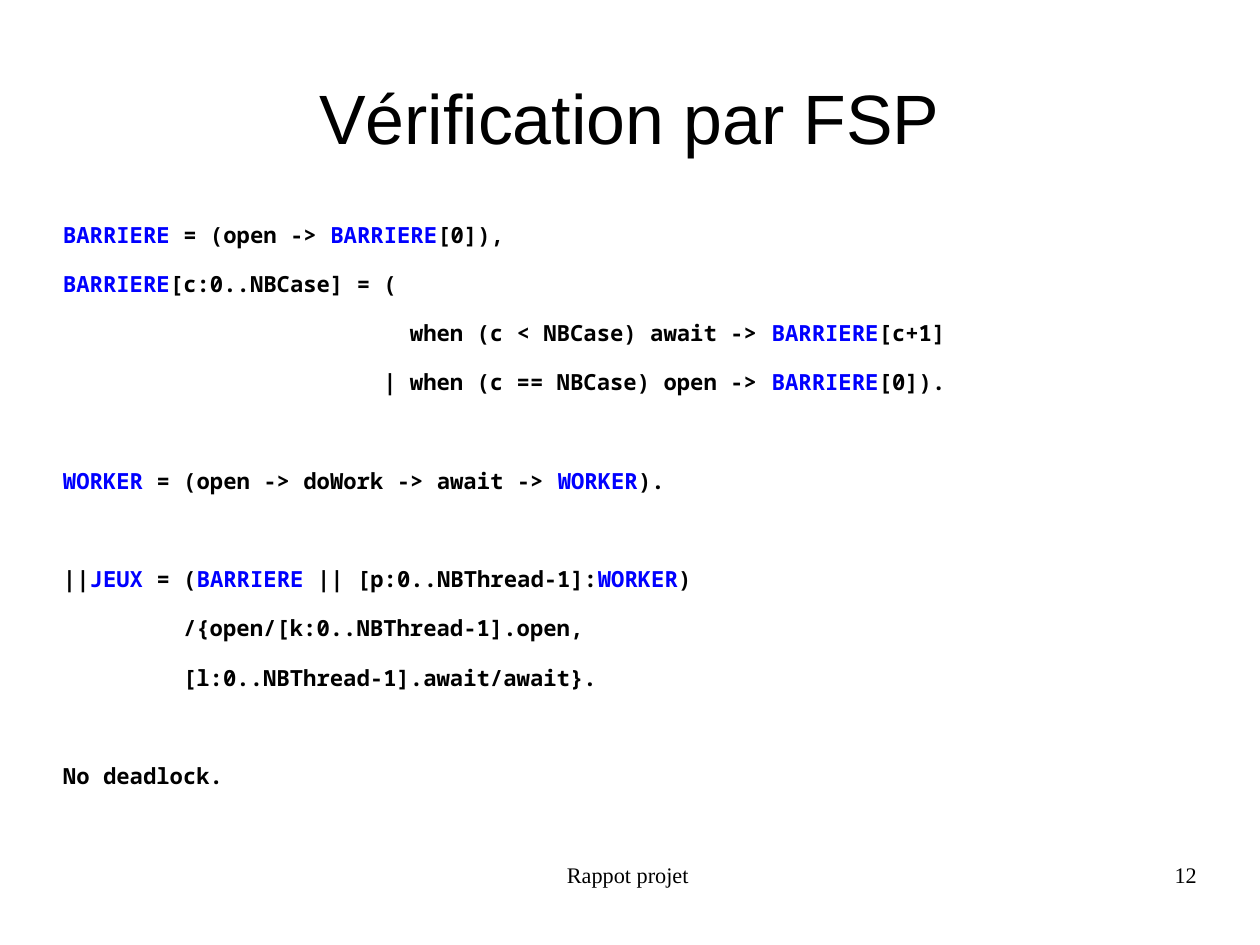
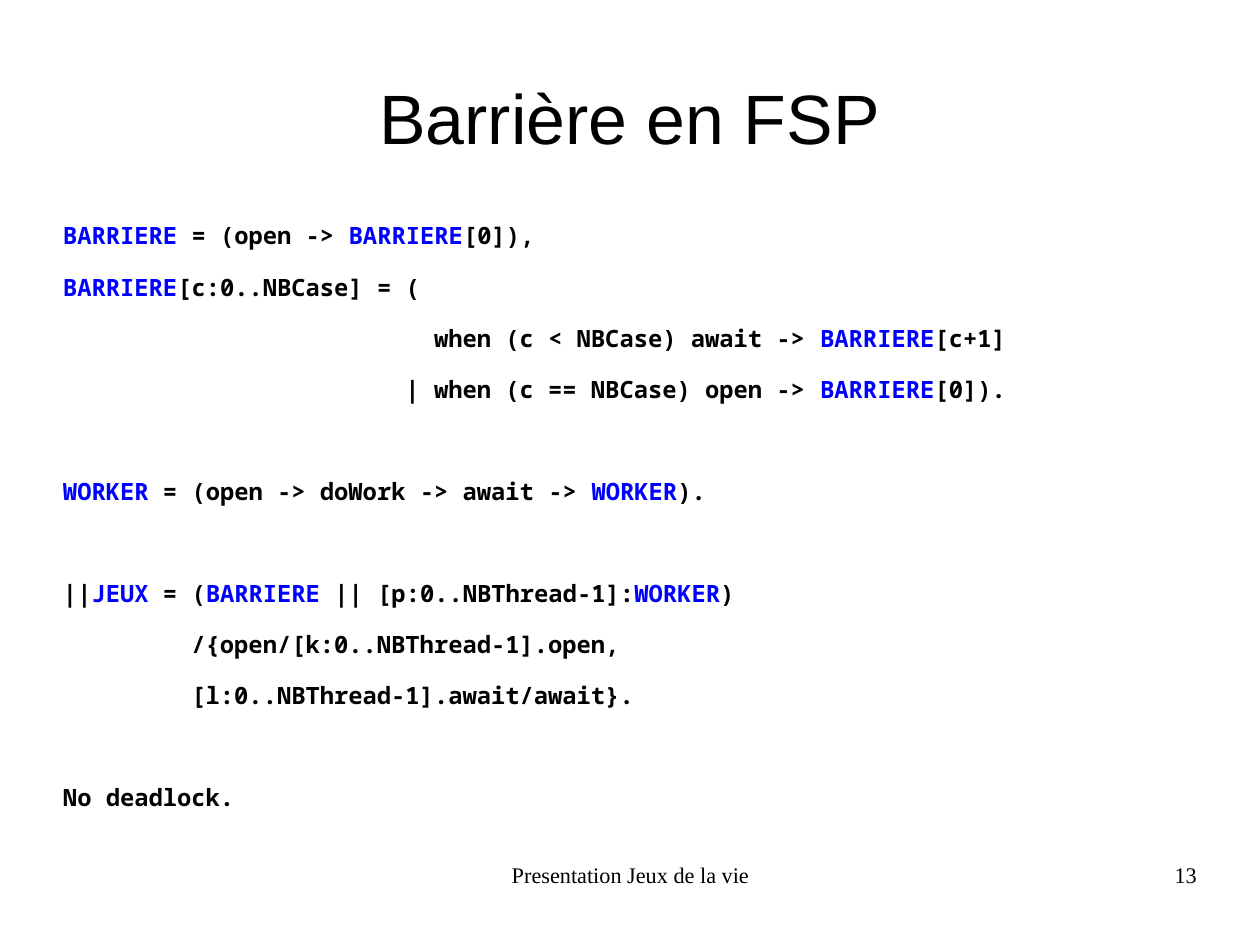
Before and after one commit to FabienInspiron/lifegame, a slide deck: slide 13 of Rapport/Presentation.odp (slide 12 before the commit). Drawn at 1260x945 pixels with LibreOffice and Linux fonts; fonts in the diff are those of the drawing. Boxes give left, top, right and bottom in pixels: in the first picture for what was removed or moved away, otherwise in the second. Text is boxed around its words. In the diff, an @@ line names an element or a change of style, - is before the commit and + after.

```diff
--- a/Rapport/Presentation.odp
+++ b/Rapport/Presentation.odp
@@ title at (379, 92, 880, 145): text changed @@
-Vérification par FSP
+Barrière en FSP
@@ text "BARRIERE = (open -> BARRIERE[0])," at (63, 226, 1006, 708): size 14 to 15 pt @@
@@ text at (512, 867, 749, 884): text changed @@
-Rappot projet
+Presentation Jeux de la vie
@@ page number at (1175, 868, 1197, 884): text changed @@
-12
+13
```
Also in this commit, not shown: 10 other slides changed, 4 slides added, 1 slide removed, 8 other files.
